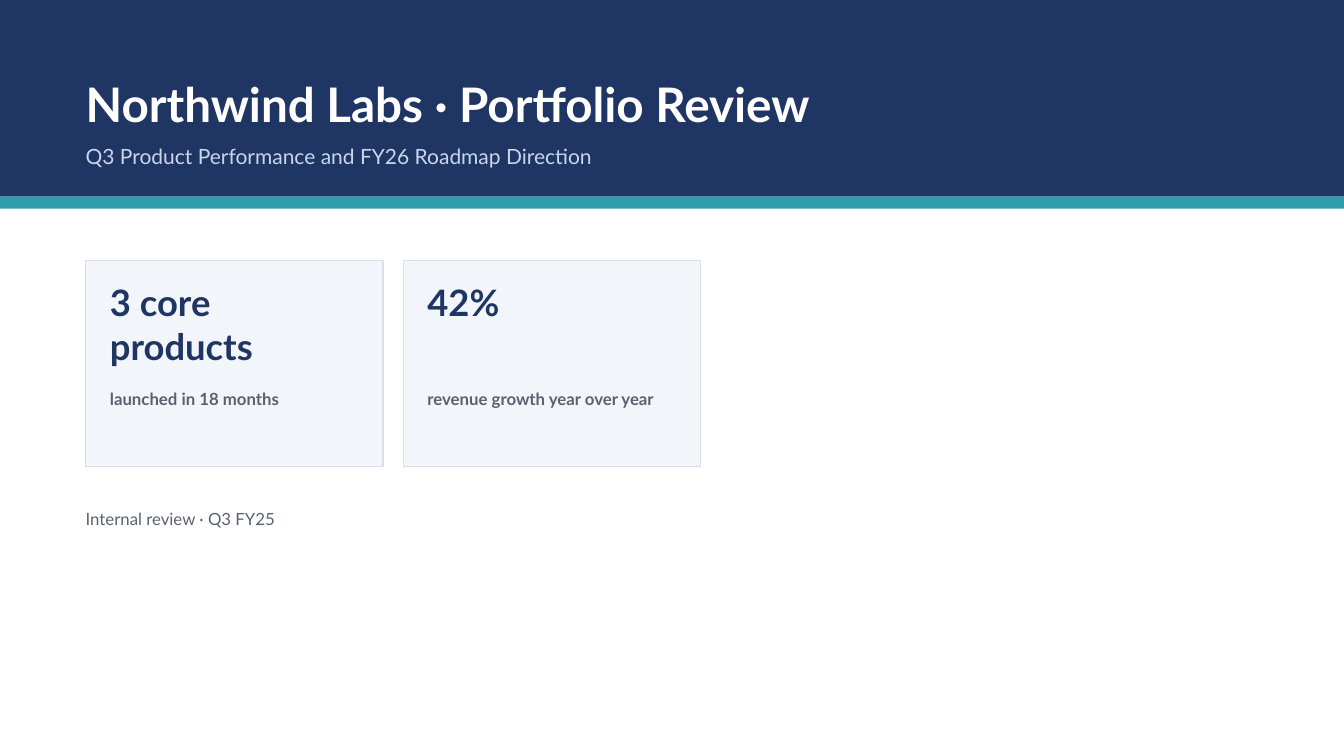
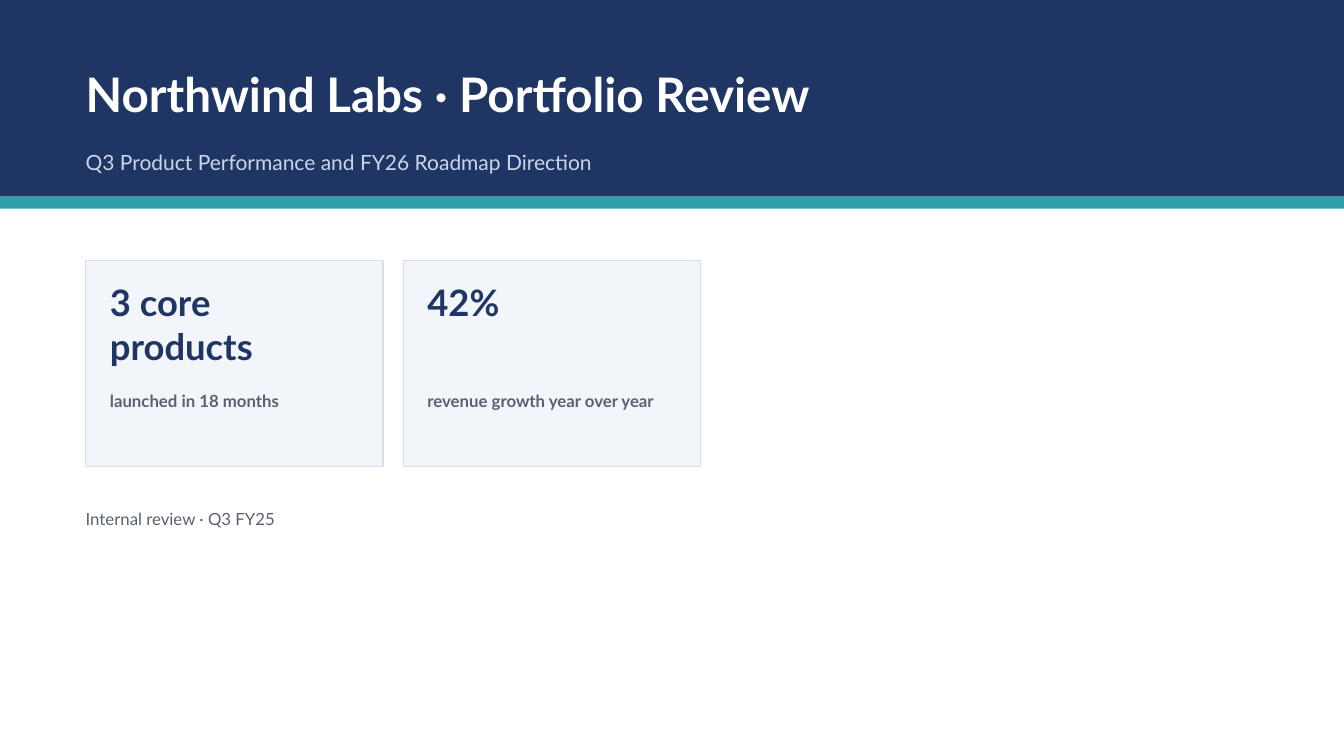
Before and after one commit to CELBLHR/fci-ai-doc-translator, a slide deck: slide 1 of docs/demo/demo-original-en.pptx. Drawn at 1344x756 pixels with LibreOffice and Linux fonts; fonts in the diff are those of the drawing. Boxes give left, top, right and bottom in pixels: in the first picture for what was removed or moved away, otherwise in the second. Text is boxed around its words. In the diff, an @@ line names an element or a change of style, - is before the commit and + after.

```diff
--- a/docs/demo/demo-original-en.pptx
+++ b/docs/demo/demo-original-en.pptx
@@ text "Northwind Labs · Portfolio Review": place and size @@
-text "Northwind Labs · Portfolio Review" at (86,86,809,123)
+text "Northwind Labs · Portfolio Review" at (86,76,809,113)
@@ text "Q3 Product Performance and FY26 ...": place and size @@
-text "Q3 Product Performance and FY26 ..." at (86,148,592,168)
+text "Q3 Product Performance and FY26 ..." at (86,154,592,174)
```
Also in this commit, not shown: 2 other slides changed, 17 other files.
